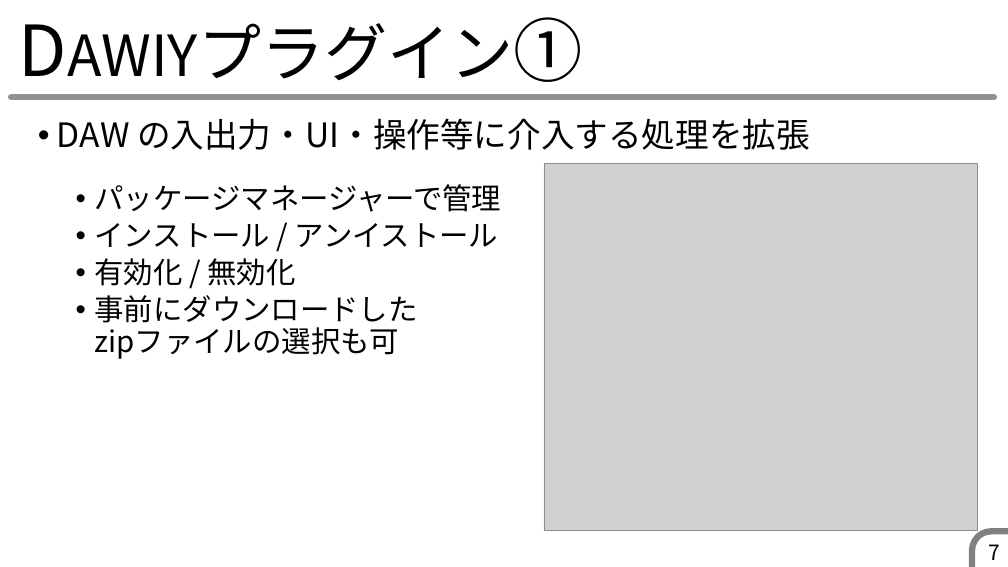
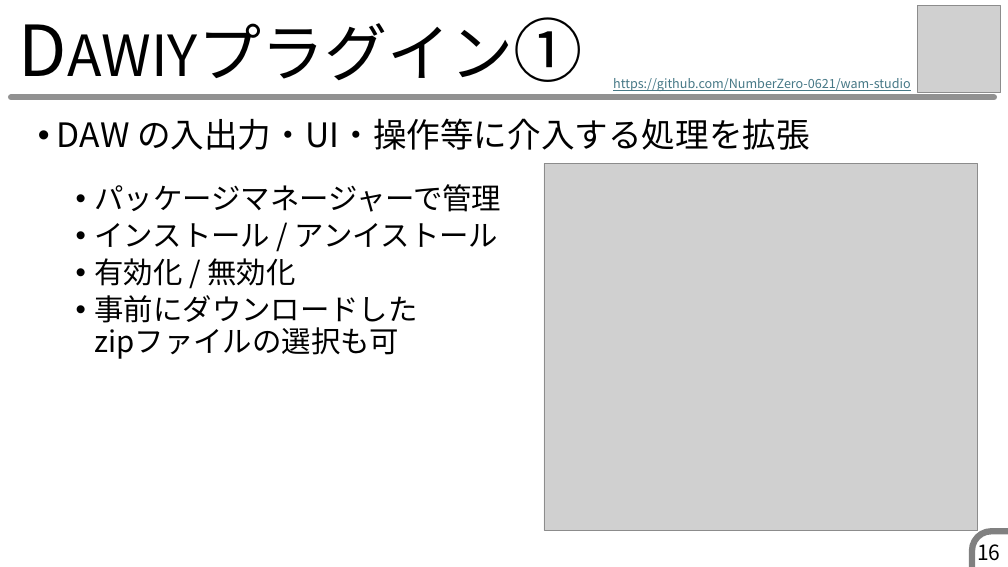
Before and after one commit to muse-studio/pbl2025, a slide deck: slide 16 of 発表スライド・ポスター/EC79_DAWIY_スライド.pptx (slide 7 before the commit). Drawn at 1008x567 pixels with LibreOffice and Linux fonts; fonts in the diff are those of the drawing; grey boxes stand for pictures. Boxes give left, top, right and bottom in pixels: in the first picture for what was removed or moved away, otherwise in the second. Text is boxed around its words. In the diff, an @@ line names an element or a change of style, - is before the commit and + after.

```diff
--- a/発表スライド・ポスター/EC79_DAWIY_スライド.pptx
+++ b/発表スライド・ポスター/EC79_DAWIY_スライド.pptx
@@ picture added at box(918, 5, 1001, 93) @@
@@ text added at box(613, 78, 910, 91), 12 pt, text #467886, underline @@
+https://github.com/NumberZero-0621/wam-studio
@@ page number at box(977, 539, 1000, 561): text changed @@
-7
+16
```
Also in this commit, not shown: 11 other slides changed, 8 slides added.
